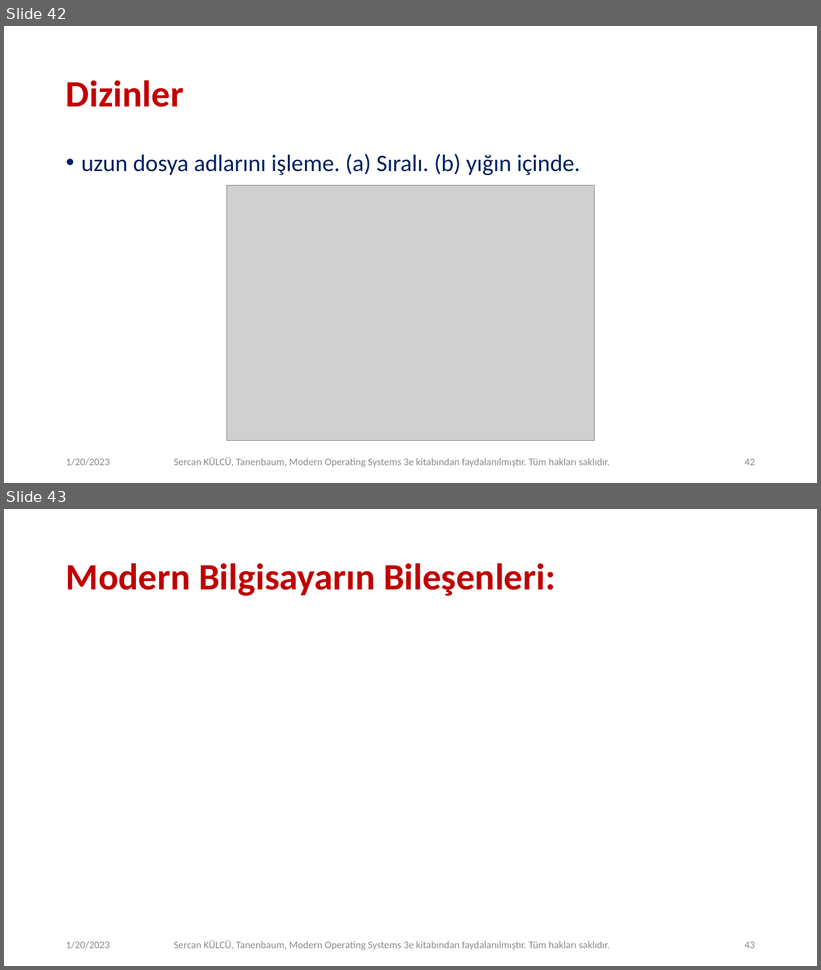
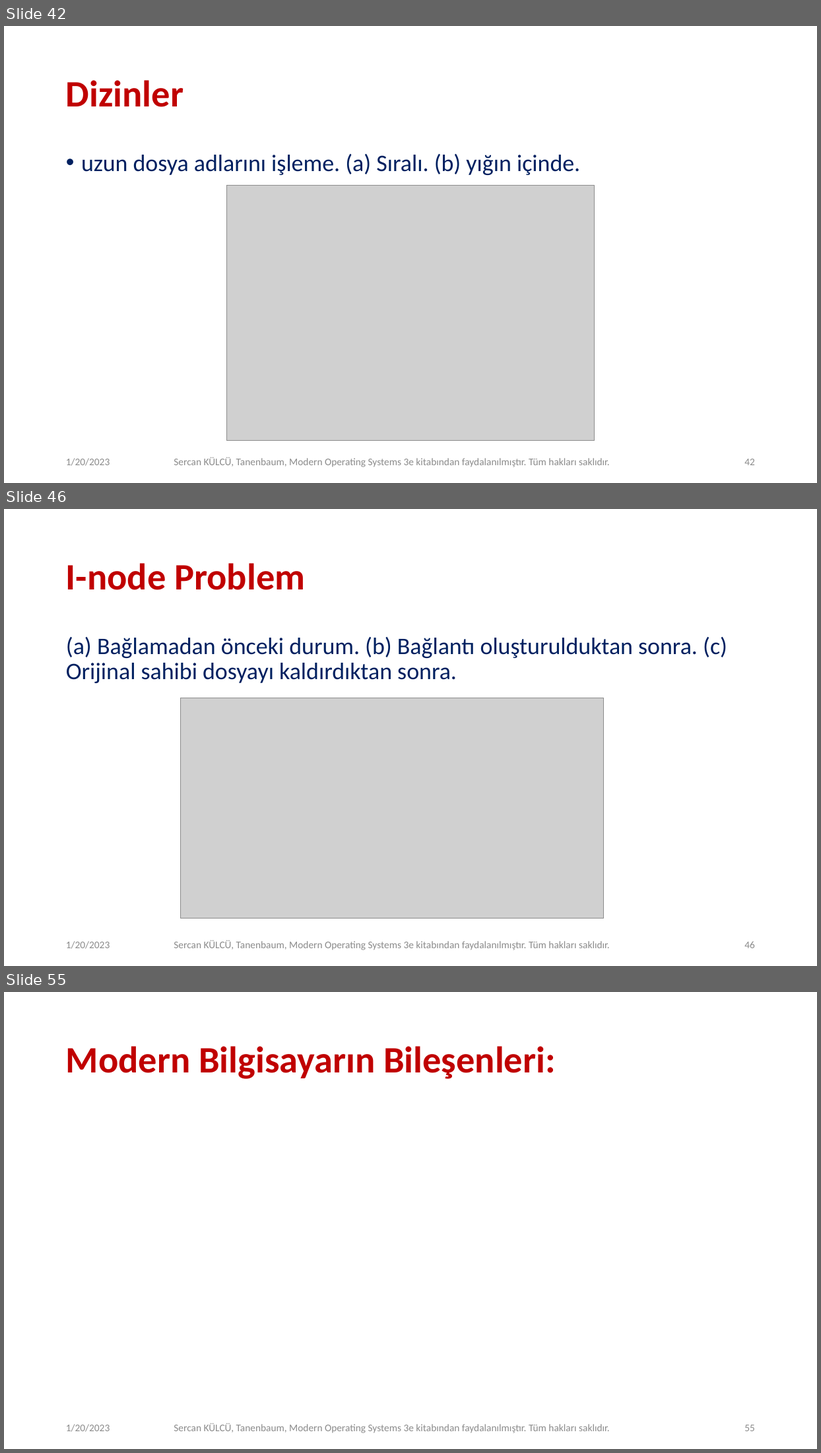
Before and after one commit to sercankulcu/sercankulcu.github.io, a slide deck: files/os/4_Bolum_4_Dosya.pptx. Shown one above the other, each under a label of ours: slides 42 and 43 before the commit, slides 42, 46 and 55 after it; the slides between them are not shown. The pictures are 821x970 and 821x1453 pixels, drawn with LibreOffice and Linux fonts; fonts in the diff are those of the drawing; grey boxes stand for pictures. Boxes give left, top, right and bottom in pixels: in the first picture for what was removed or moved away, otherwise in the second. Text is boxed around its words. In the diff, an @@ line names an element or a change of style, - is before the commit and + after.

```diff
--- a/files/os/4_Bolum_4_Dosya.pptx
+++ b/files/os/4_Bolum_4_Dosya.pptx
@@ slide 46 added at box(4, 509, 817, 966), background #FFFFFF @@
@@ title added at box(66, 563, 305, 590), 44 pt, text #C00000, bold @@
+I-node Problem
@@ text added at box(66, 637, 727, 683), 28 pt, text #002060 @@
+(a) Bağlamadan önceki durum. (b) Bağlantı oluşturulduktan sonra. (c) Orijinal sahibi dosyayı kaldırdıktan sonra.
@@ picture added at box(181, 698, 604, 918) @@
@@ text added at box(66, 941, 110, 949), 12 pt, text #8C8C8C @@
+1/20/2023
@@ text added at box(174, 941, 610, 951), 12 pt, text #8C8C8C @@
+Sercan KÜLCÜ, Tanenbaum, Modern Operating Systems 3e kitabından faydalanılmıştır. Tüm hakları saklıdır.
@@ page number added at box(745, 941, 755, 949), 12 pt, text #8C8C8C @@
+46
@@ what was slide 43 is now slide 55 @@
@@ page number at box(745, 1425, 755, 1432): text changed @@
-43
+55
```
Also in this commit, not shown: 34 other slides added, 1 other file.
